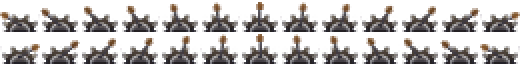
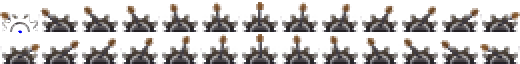
Two versions of the same layered image (520×64). Layer-by-layer changes:
added layer "spike+90" above "spike-60" over <box>2,29,38,32</box>
added layer "spike-60" above "spike+60" over <box>2,21,24,34</box>
added layer "spike+60" above "spike-30" over <box>19,21,38,34</box>
added layer "spike-30" above "spike+30" over <box>9,15,22,34</box>
added layer "spike+30" above "spike-Kopie#1" over <box>17,15,31,34</box>
added layer "half2" above "half1" over <box>12,24,28,32</box>
added layer "half1" above "ring" over <box>6,18,34,32</box>
